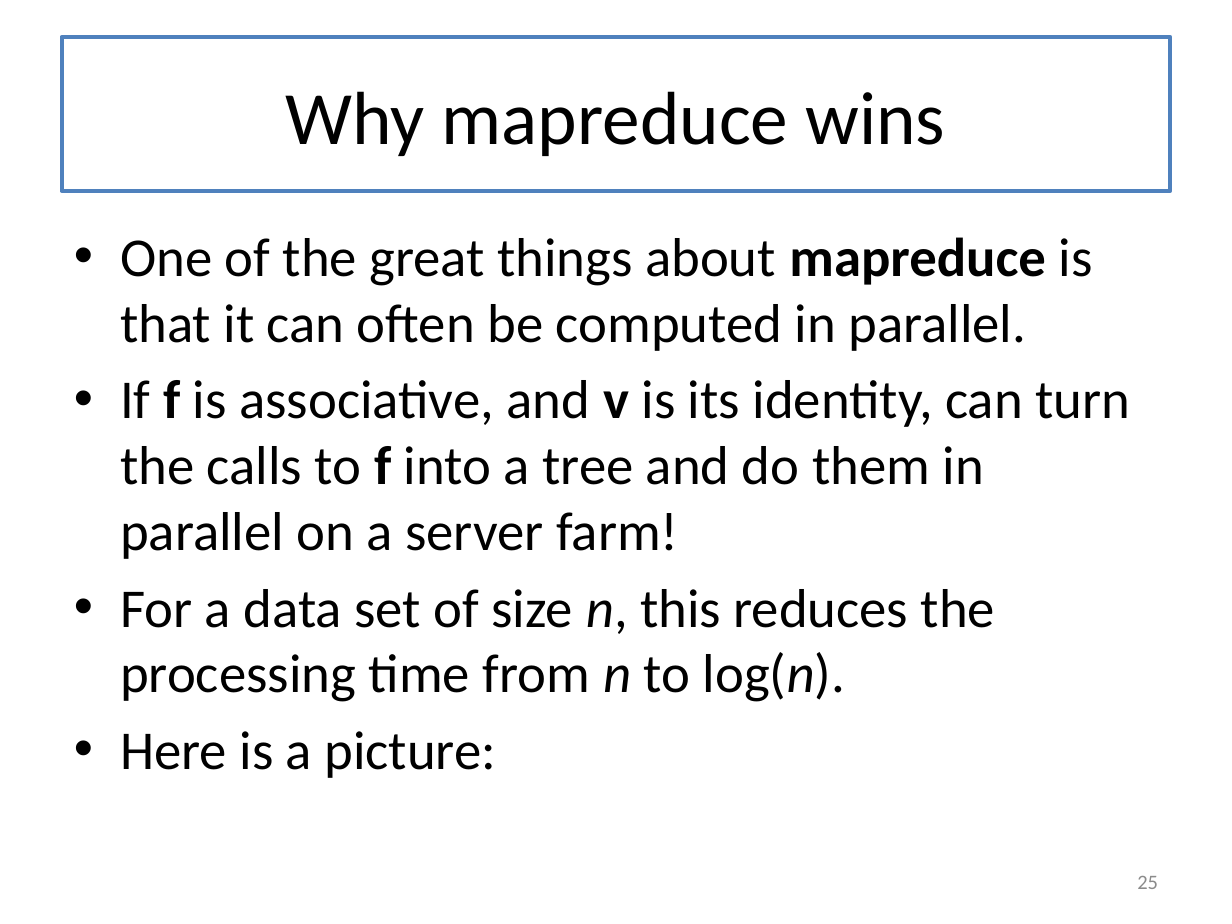
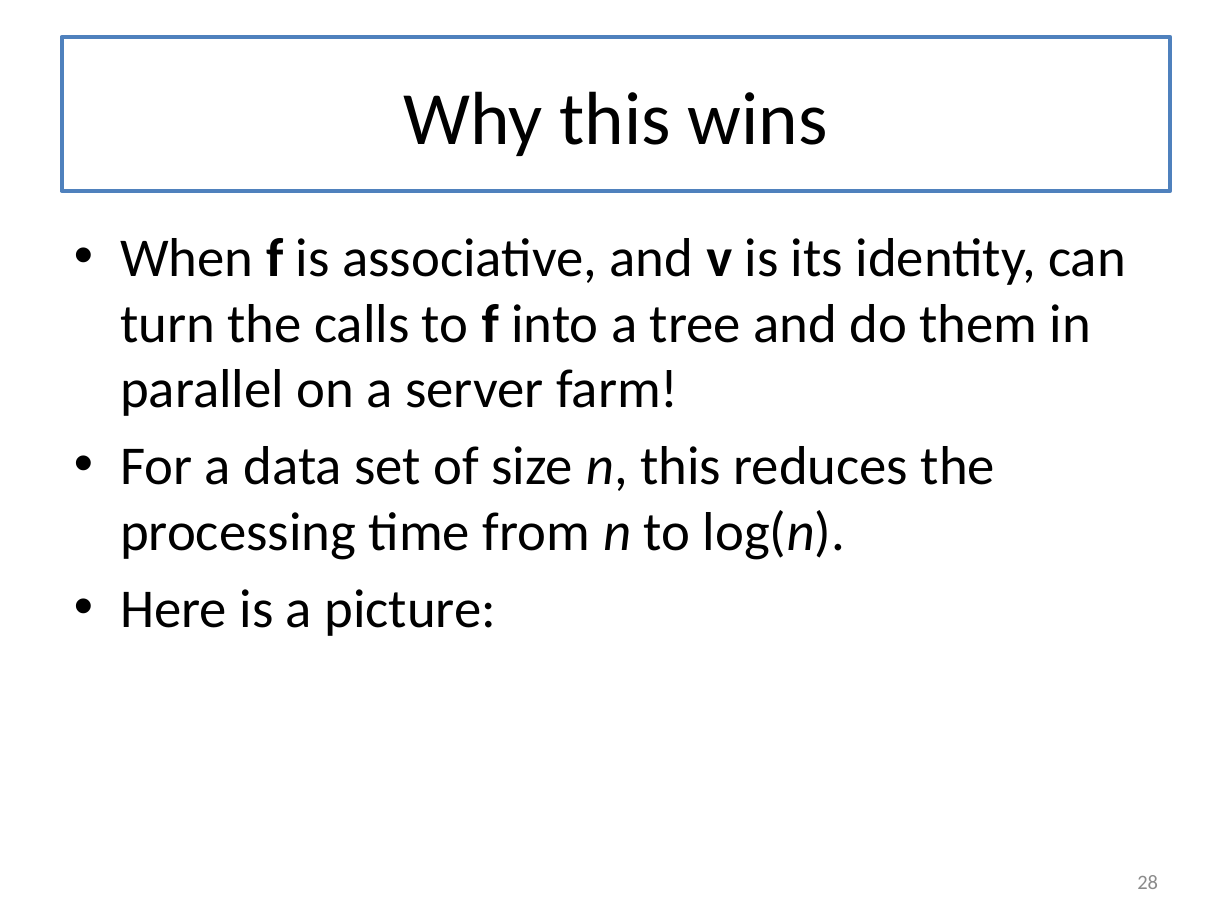
Before and after one commit to mwand/cs5010f17, a slide deck: slide 28 of Slides/Lesson 6.4 Foldr.pptx (slide 25 before the commit). Drawn at 1232x924 pixels with LibreOffice and Linux fonts; fonts in the diff are those of the drawing. Boxes give left, top, right and bottom in pixels: in the first picture for what was removed or moved away, otherwise in the second. Text is boxed around its words. In the diff, an @@ line names an element or a change of style, - is before the commit and + after.

```diff
--- a/Slides/Lesson 6.4 Foldr.pptx
+++ b/Slides/Lesson 6.4 Foldr.pptx
@@ title at bbox=[403, 91, 828, 156]: text changed @@
-Why mapreduce wins
+Why this wins
@@ text at bbox=[120, 238, 1126, 416]: text changed @@
-• One of the great things about mapreduce is that it can often be computed in parallel.
-• If f is associative, and v is its identity, can turn the calls to f into a tree and do them in parallel on a server farm!
+• When f is associative, and v is its identity, can turn the calls to f into a tree and do them in parallel on a server farm!
@@ page number at bbox=[1137, 875, 1158, 889]: text changed @@
-25
+28
```
Also in this commit, not shown: 13 other slides changed, 5 slides added, 1 slide removed, 7 other files.
